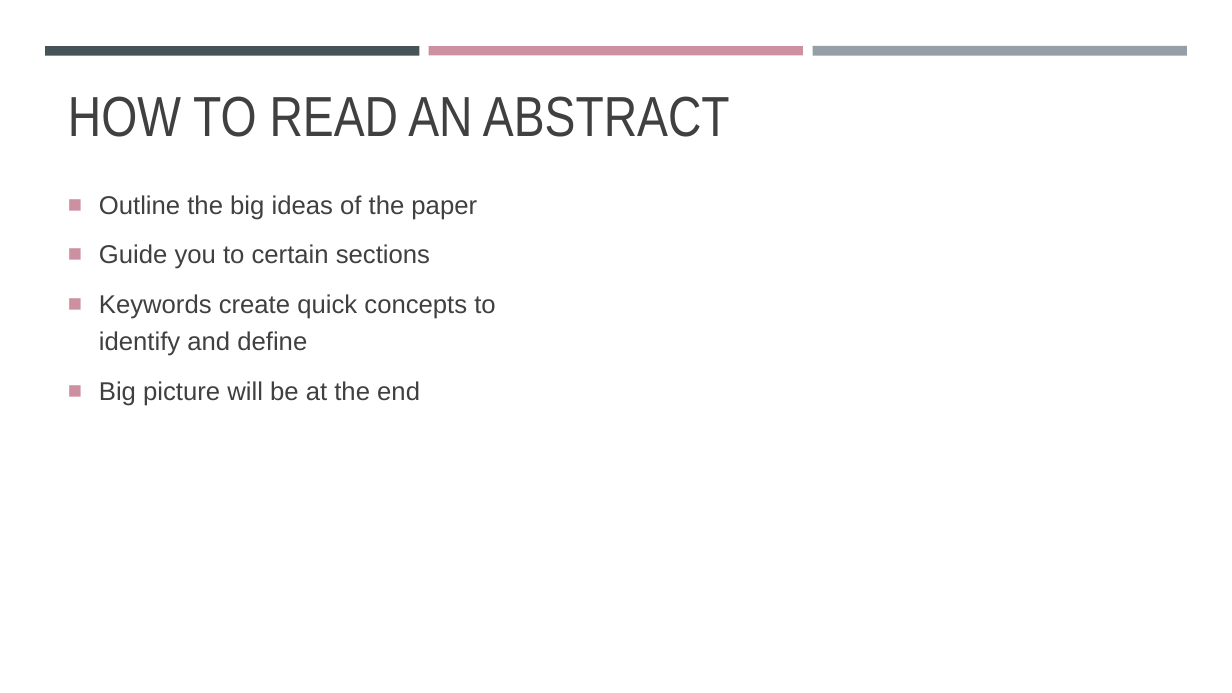
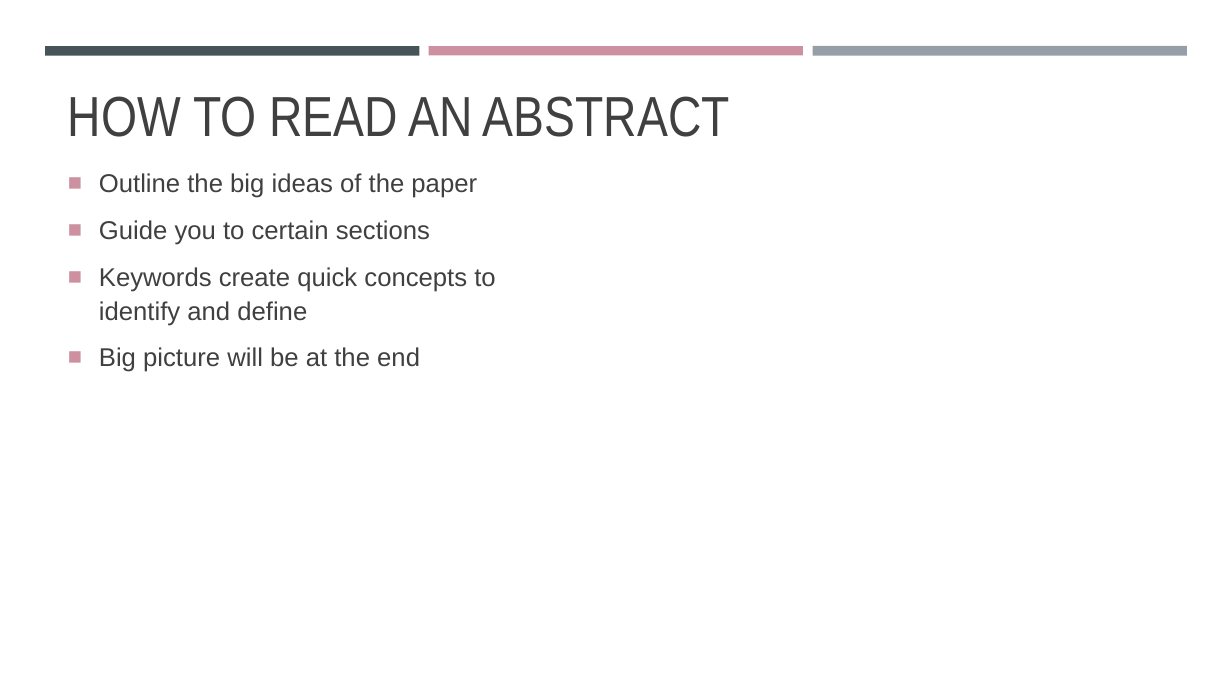
Before and after one commit to madmolecularman/MARC-Summer-2020, a slide deck: slide 7 of resources/abstracts/how_to_write_an_abstract.pptx. Drawn at 1232x693 pixels with LibreOffice and Linux fonts; fonts in the diff are those of the drawing. Boxes give left, top, right and bottom in pixels: in the first picture for what was removed or moved away, otherwise in the second. Text is boxed around its words. In the diff, an @@ line names an element or a change of style, - is before the commit and + after.

```diff
--- a/resources/abstracts/how_to_write_an_abstract.pptx
+++ b/resources/abstracts/how_to_write_an_abstract.pptx
@@ text "Outline the big ideas of ...": place and size @@
-text "Outline the big ideas of ..." at bbox=[99, 195, 495, 406]
+text "Outline the big ideas of ..." at bbox=[99, 173, 495, 372]
@@ text "Outline the big ideas of ..." at bbox=[99, 173, 495, 372]: line spacing 1.2 to 1.1 @@
```
Also in this commit, not shown: 5 other slides changed, 3 slides added, 2 other files.
